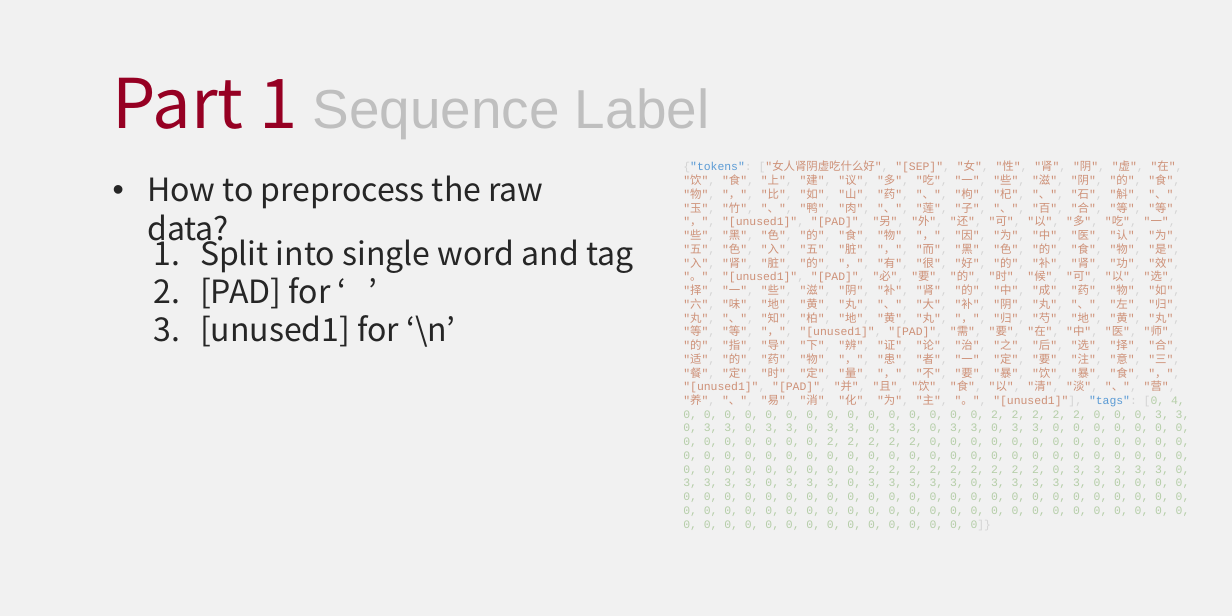
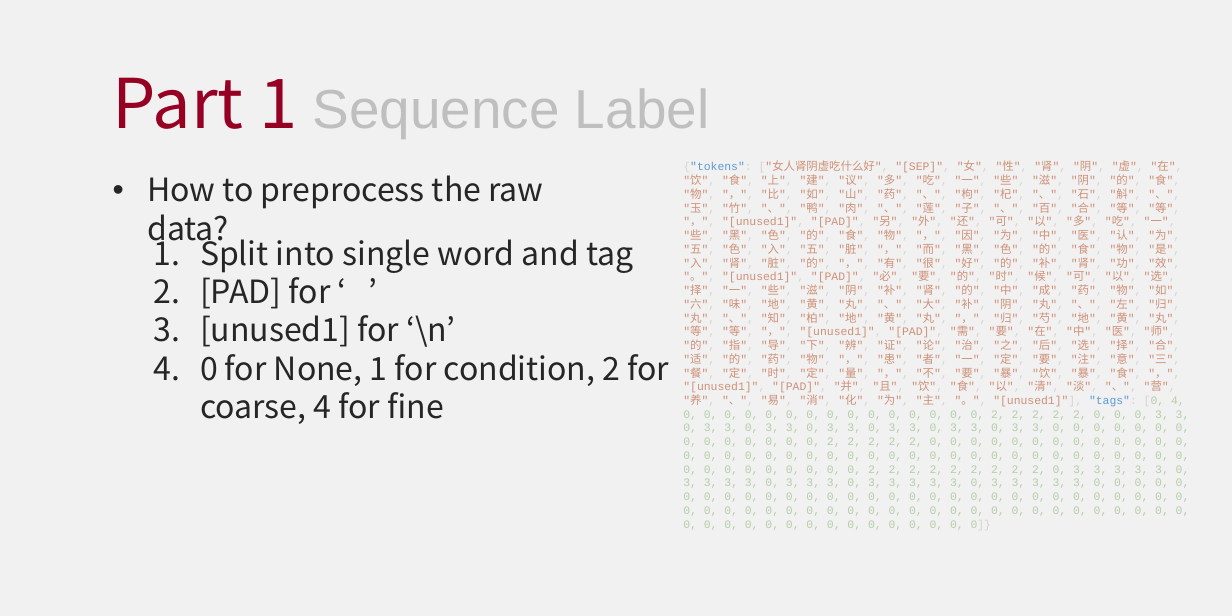
Before and after one commit to HourunLi/CCKS2022, a slide deck: slide 4 of Report.pptx. Drawn at 1232x616 pixels with LibreOffice and Linux fonts; fonts in the diff are those of the drawing. Boxes give left, top, right and bottom in pixels: in the first picture for what was removed or moved away, otherwise in the second. Text is boxed around its words. In the diff, an @@ line names an element or a change of style, - is before the commit and + after.

```diff
--- a/Report.pptx
+++ b/Report.pptx
@@ text at bbox=[200, 354, 669, 424]: paragraph added @@
+  4. 0 for None, 1 for condition, 2 for coarse, 4 for fine
```
Also in this commit, not shown: 6 other slides changed, 1 other file.
